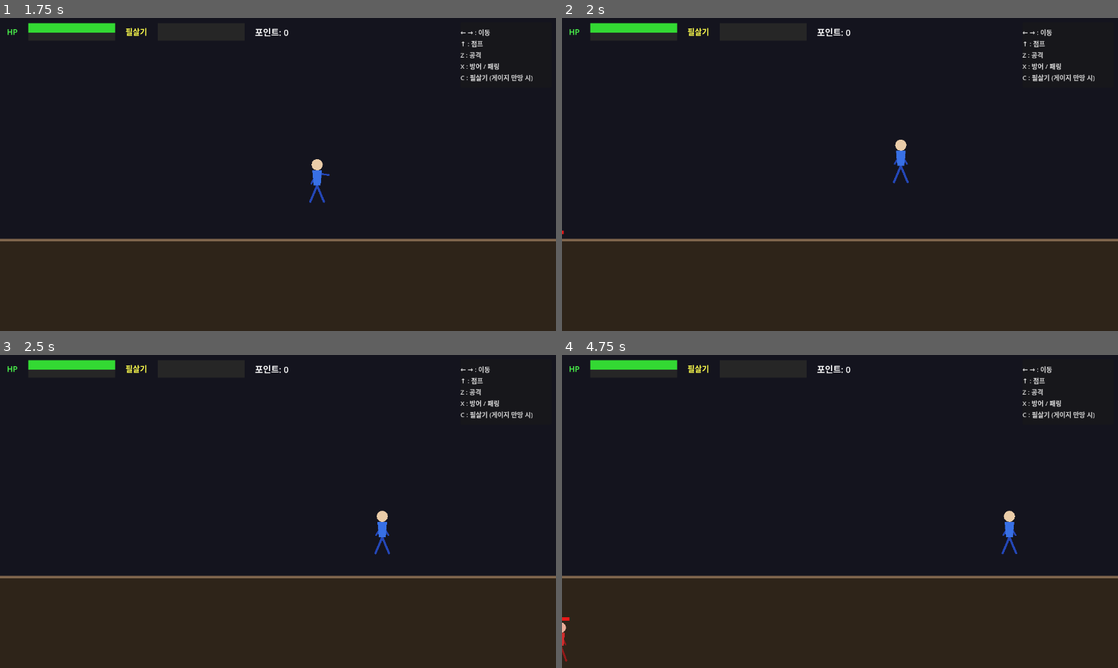
Above: before the commit, frames 1-4 (two rows, left to right).
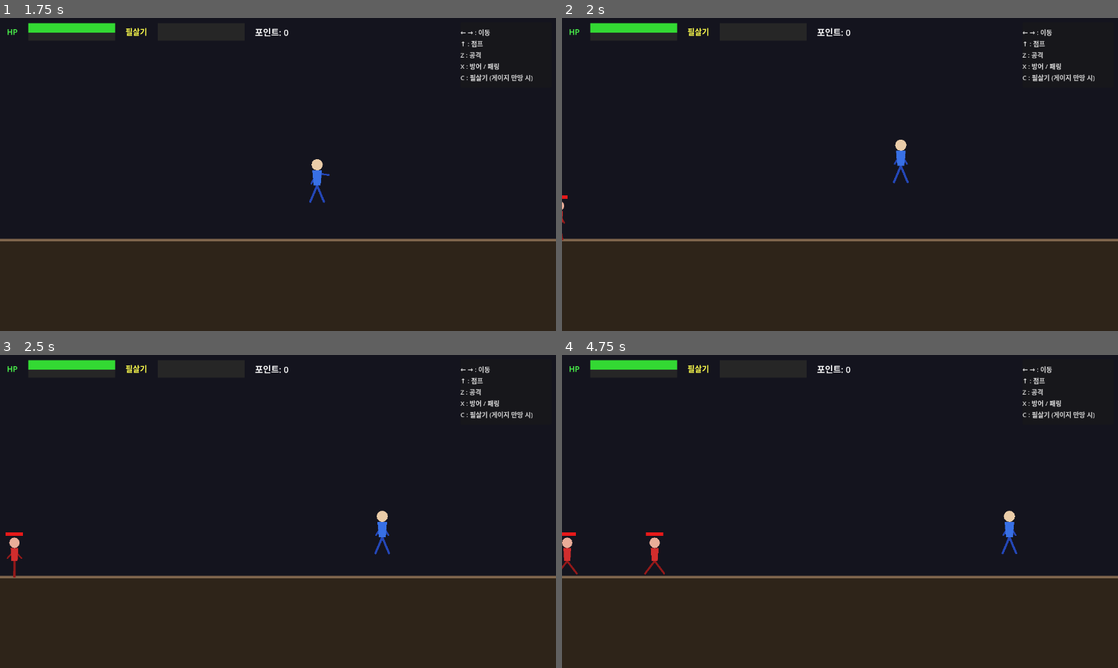
Above: after the commit, the same moments.

Repository: jinsik525-cmyk/my-godot-game
Game: Godot game, scene res://Title.tscn
Two runs of this game, one before a commit and one after it. Both use one fixed random seed, a clock stepped at 60 frames per second and the inputs below.
Inputs:
- Up to frame 1 (1.75 s): click "게임 시작" at 0.5 s; tap Enter at 1.25 s; hold Right (move_right) from 1.28 s (still down); tap Z (attack) at 1.35 s; tap Up (jump) at 1.52 s
- Up to frame 2 (2 s): keep holding Right (move_right)
- Up to frame 3 (2.5 s): keep holding Right (move_right); tap X (guard) at 2.1 s; tap Up (jump) at 2.27 s
- Up to frame 4 (4.75 s): release Right (move_right) at 2.78 s; hold Left (move_left) 2.78-3.53 s; tap C (special) at 2.85 s; hold Right (move_right) from 3.53 s (still down); tap Z (attack) at 3.6 s; tap Up (jump) at 3.77, 4.52 s; tap X (guard) at 4.35 s

Frame 1 is identical in both runs. In frame 2, less than 0.1% of the frame differs, in the area x 0-1%, y 56-71%; in frame 3, 0.2%; in frame 4, 0.4%, in the area x 0-19%, y 56-98%.

Commit message:
적 바닥 충돌 수정

Diff:
--- a/Main.tscn
+++ b/Main.tscn
@@ -1,45 +1,41 @@
-[gd_scene load_steps=4 format=3 uid="uid://main001"]
+[gd_scene format=3 uid="uid://main001"]
 
-[ext_resource type="Script" path="res://Main.gd" id="1_main"]
+[ext_resource type="Script" uid="uid://n30mchgddubr" path="res://Main.gd" id="1_main"]
 [ext_resource type="PackedScene" uid="uid://player001" path="res://Player.tscn" id="2_player"]
 [ext_resource type="PackedScene" uid="uid://ui001" path="res://UI.tscn" id="3_ui"]
 
 [sub_resource type="RectangleShape2D" id="GroundShape"]
-size = Vector2(1280, 40)
+size = Vector2(3200, 40)
 
-[node name="Main" type="Node2D"]
+[node name="Main" type="Node2D" unique_id=1458830031]
 script = ExtResource("1_main")
 
-[node name="Background" type="ColorRect" parent="."]
-offset_left = 0.0
-offset_top = 0.0
+[node name="Background" type="ColorRect" parent="." unique_id=299488008]
 offset_right = 1280.0
 offset_bottom = 720.0
 color = Color(0.08, 0.08, 0.12, 1)
 
-[node name="Ground" type="ColorRect" parent="."]
-offset_left = 0.0
+[node name="Ground" type="ColorRect" parent="." unique_id=861513495]
 offset_top = 510.0
 offset_right = 1280.0
 offset_bottom = 720.0
-color = Color(0.18, 0.14, 0.10, 1)
+color = Color(0.18, 0.14, 0.1, 1)
 
-[node name="GroundLine" type="ColorRect" parent="."]
-offset_left = 0.0
+[node name="GroundLine" type="ColorRect" parent="." unique_id=40610881]
 offset_top = 508.0
 offset_right = 1280.0
 offset_bottom = 514.0
 color = Color(0.5, 0.4, 0.3, 1)
 
-[node name="GroundBody" type="StaticBody2D" parent="."]
+[node name="GroundBody" type="StaticBody2D" parent="." unique_id=1045752675]
 position = Vector2(640, 530)
 
-[node name="CollisionShape2D" type="CollisionShape2D" parent="GroundBody"]
+[node name="CollisionShape2D" type="CollisionShape2D" parent="GroundBody" unique_id=2145952496]
 shape = SubResource("GroundShape")
 
-[node name="Player" parent="." instance=ExtResource("2_player")]
+[node name="Player" parent="." unique_id=387090020 instance=ExtResource("2_player")]
 position = Vector2(640, 500)
 
-[node name="EnemyContainer" type="Node2D" parent="."]
+[node name="EnemyContainer" type="Node2D" parent="." unique_id=1946525798]
 
-[node name="UI" parent="." instance=ExtResource("3_ui")]
+[node name="UI" parent="." unique_id=926936107 instance=ExtResource("3_ui")]
